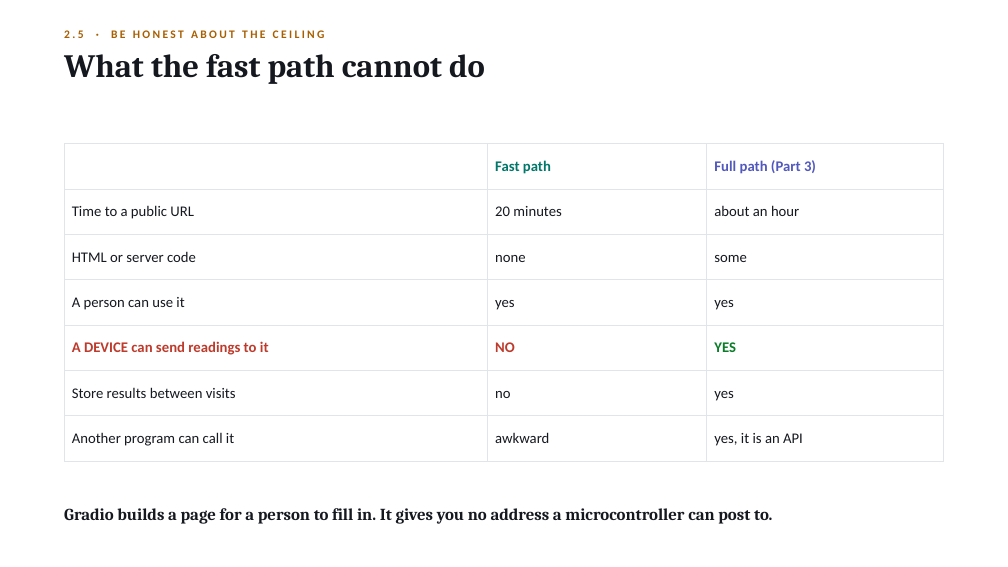
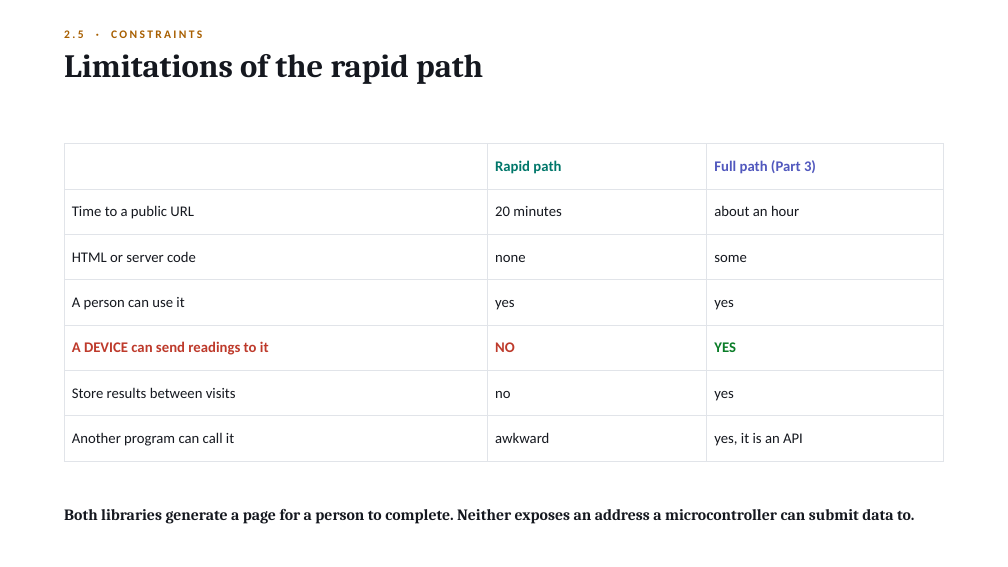
Before and after one commit to Shamsu3100/demon-, a slide deck: slide 33 of Nexus_Workshop_Deck.pptx (slide 31 before the commit). Drawn at 1008x567 pixels with LibreOffice and Linux fonts; fonts in the diff are those of the drawing. Boxes give left, top, right and bottom in pixels: in the first picture for what was removed or moved away, otherwise in the second. Text is boxed around its words. In the diff, an @@ line names an element or a change of style, - is before the commit and + after.

```diff
--- a/Nexus_Workshop_Deck.pptx
+++ b/Nexus_Workshop_Deck.pptx
@@ text at [64,30,202,38]: text changed @@
-2.5 · BE HONEST ABOUT THE CEILING
+2.5 · CONSTRAINTS
@@ text at [64,54,483,84]: text changed @@
-What the fast path cannot do
+Limitations of the rapid path
@@ table at [64,144,944,450] @@
-row 1, column 2: Fast path
+row 1, column 2: Rapid path
@@ text at [64,509,914,524]: text changed; size 16 to 15 pt @@
-Gradio builds a page for a person to fill in. It gives you no address a microcontroller can post to.
+Both libraries generate a page for a person to complete. Neither exposes an address a microcontroller can submit data to.
```
Also in this commit, not shown: 27 other slides changed, 3 slides added, 1 slide removed, 5 other files.
